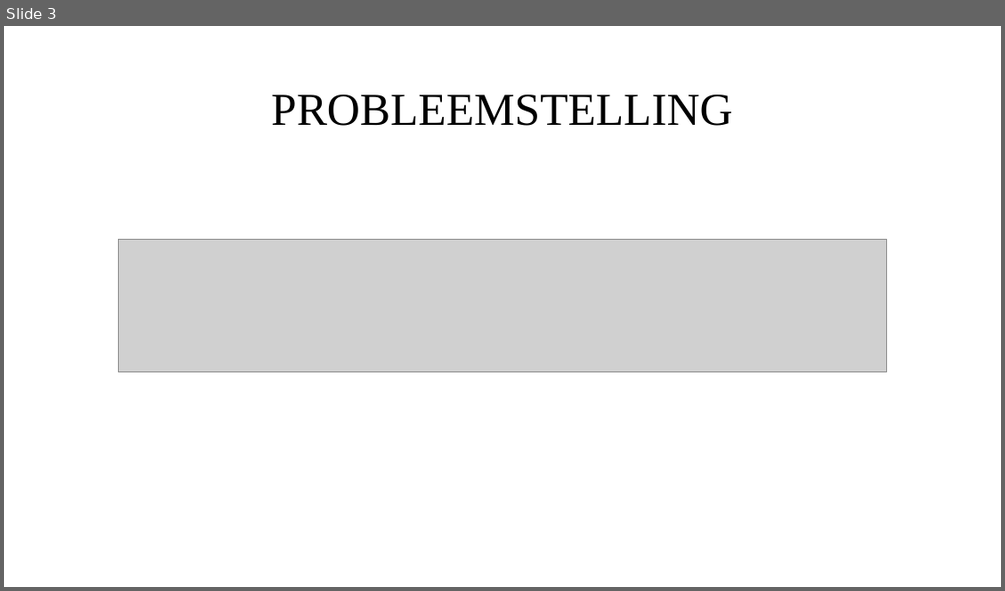
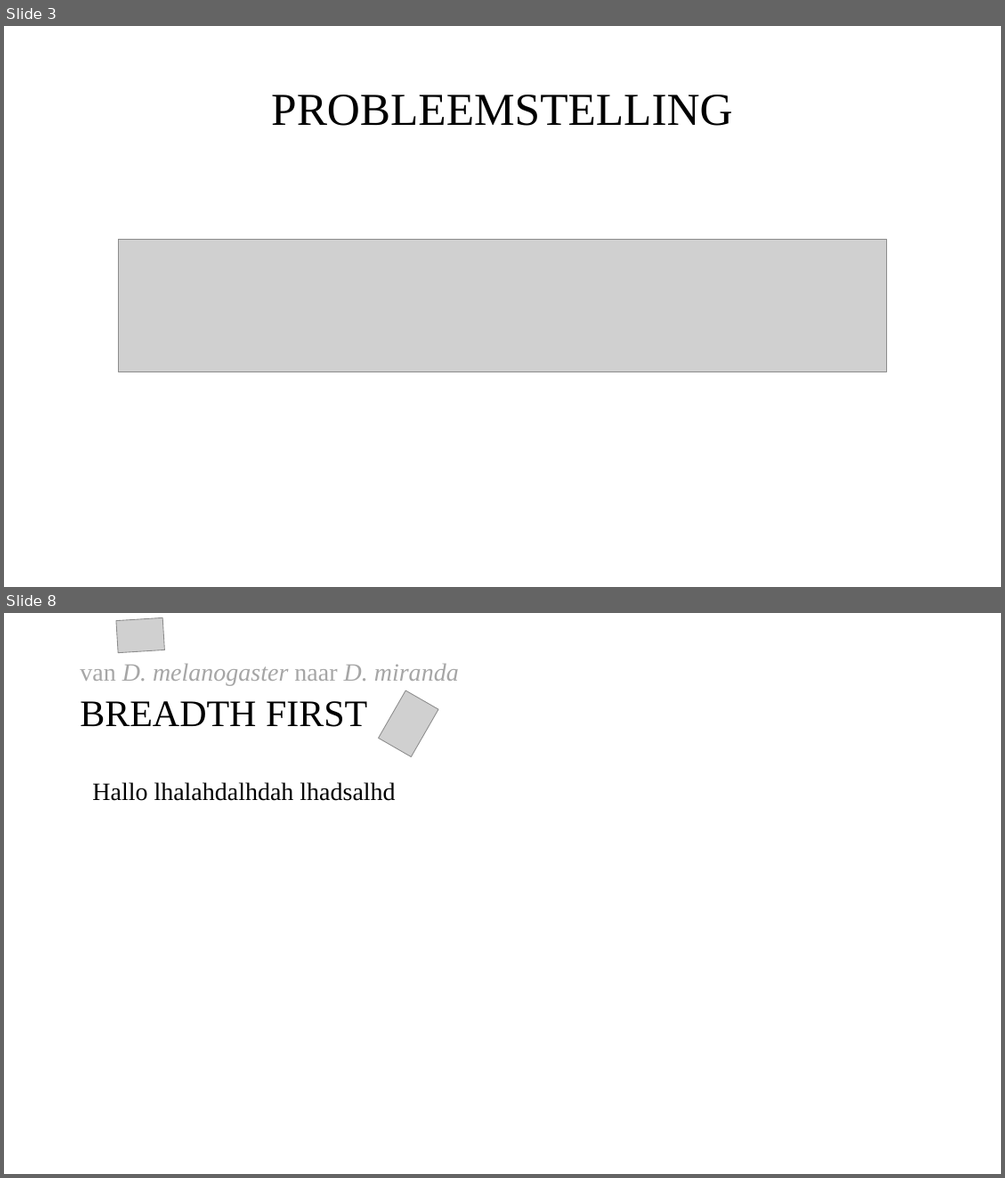
Before and after one commit to Leanderrr/fruitvliegen, a slide deck: verslaglegging en presentaties/Powerpont 1.pptx. Shown one above the other, each under a label of ours: slide 3 before the commit, slides 3 and 8 after it; the slides between them are not shown. The pictures are 1005x591 and 1005x1178 pixels, drawn with LibreOffice and Linux fonts; fonts in the diff are those of the drawing; grey boxes stand for pictures. Boxes give left, top, right and bottom in pixels: in the first picture for what was removed or moved away, otherwise in the second. Text is boxed around its words. In the diff, an @@ line names an element or a change of style, - is before the commit and + after.

```diff
--- a/verslaglegging en presentaties/Powerpont 1.pptx
+++ b/verslaglegging en presentaties/Powerpont 1.pptx
@@ slide 8 added at bbox=[4, 613, 1001, 1174], background #FFFFFF @@
@@ picture added at bbox=[116, 617, 164, 652] @@
@@ text added at bbox=[80, 664, 459, 727], 24 pt, text #A6A6A6, italic @@
+van D. melanogaster naar D. miranda
+BREADTH FIRST
@@ picture added at bbox=[378, 691, 438, 757] @@
@@ text added at bbox=[92, 782, 395, 801], 24 pt, text #000000 @@
+Hallo lhalahdalhdah lhadsalhd
```
Also in this commit, not shown: 5 slides changed, 4 other slides added, 3 slides removed, 1 other file.
